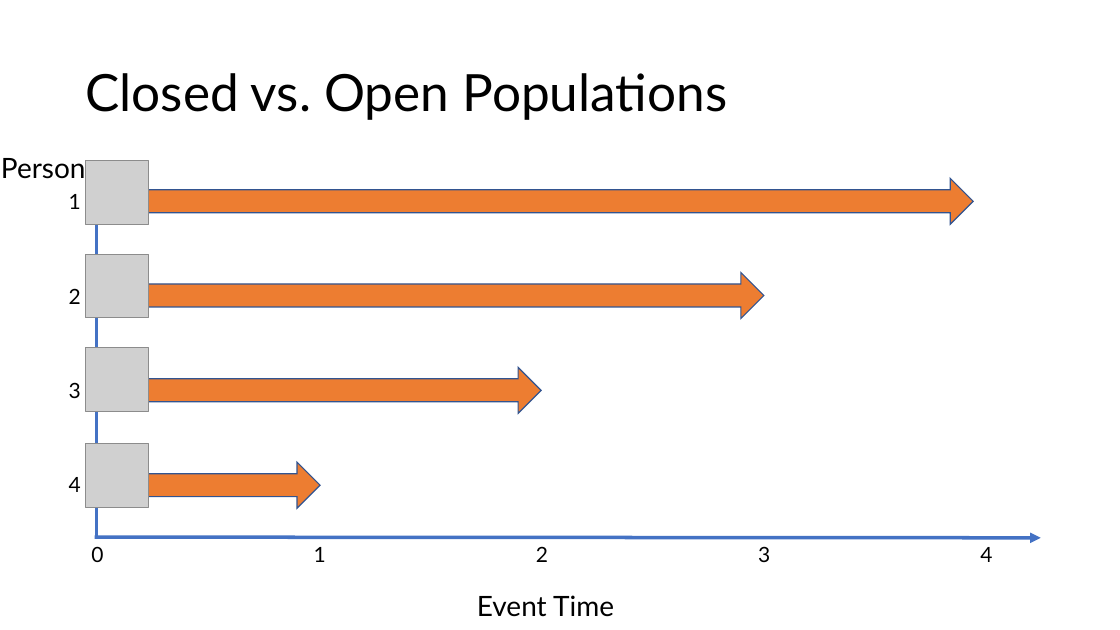
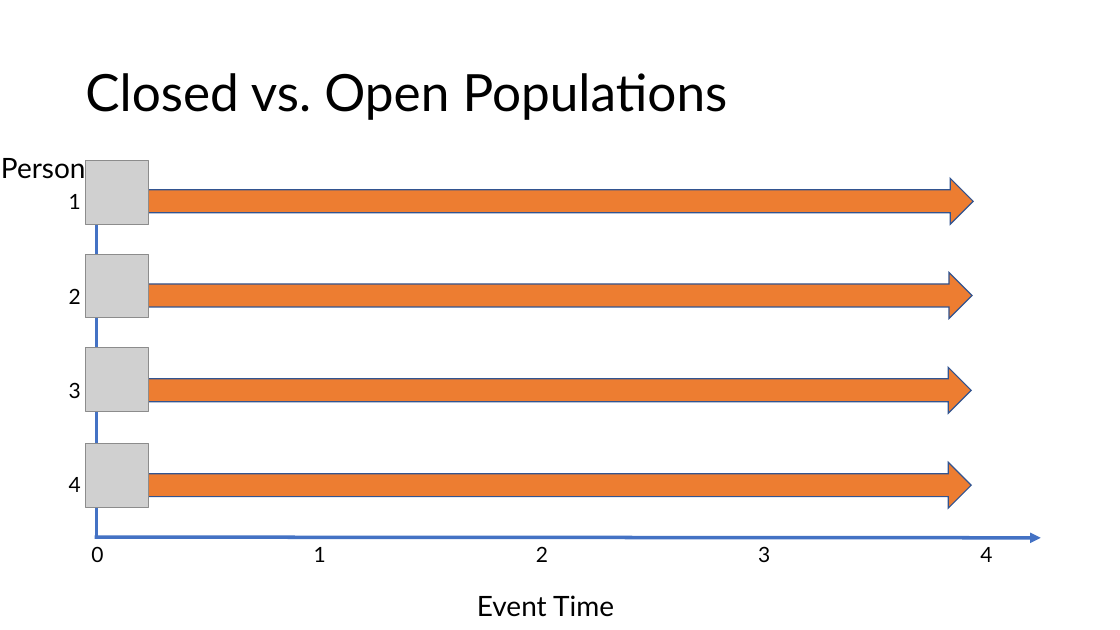
Before and after one commit to brad-cannell/r4epi, a slide deck: slide 2 of img/10_part_intro_epi/02_populations/populations.pptx (slide 8 before the commit). Drawn at 1120x630 pixels with LibreOffice and Linux fonts; fonts in the diff are those of the drawing; grey boxes stand for pictures. Boxes give left, top, right and bottom in pixels: in the first picture for what was removed or moved away, otherwise in the second. Text is boxed around its words. In the diff, an @@ line names an element or a change of style, - is before the commit and + after.

Commit message:
Move over populations slides verbatim

```diff
--- a/img/10_part_intro_epi/02_populations/populations.pptx
+++ b/img/10_part_intro_epi/02_populations/populations.pptx
@@ right arrow: place and size @@
-right arrow at bbox=[98, 272, 765, 318]
+right arrow at bbox=[98, 272, 972, 318]
@@ right arrow: place and size @@
-right arrow at bbox=[97, 367, 541, 413]
+right arrow at bbox=[97, 367, 971, 413]
@@ right arrow: place and size @@
-right arrow at bbox=[98, 462, 320, 508]
+right arrow at bbox=[98, 462, 971, 508]
```
Also in this commit, not shown: 15 slides removed, 26 other files.
